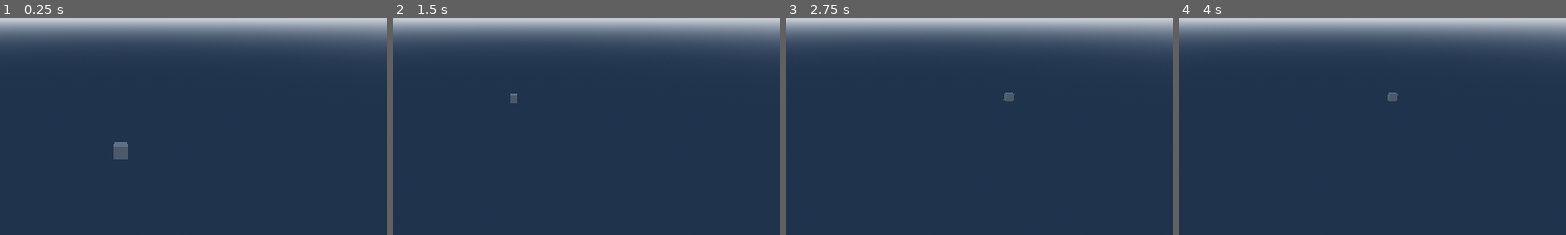
Above: before the commit, frames 1-4 (left to right).
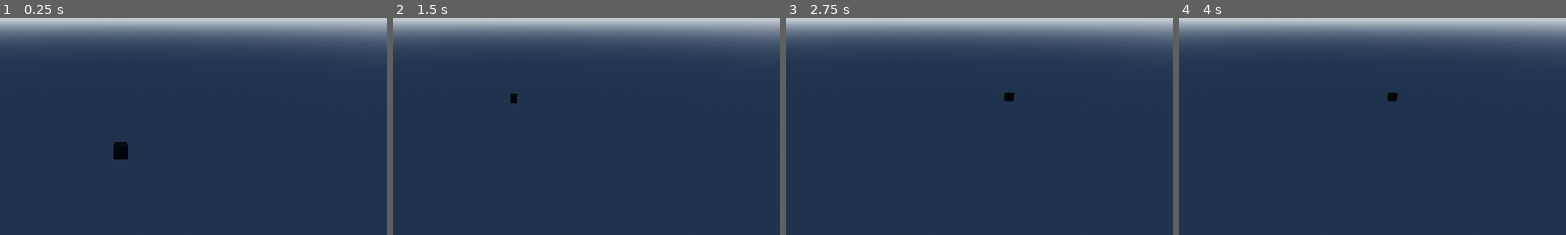
Above: after the commit, the same moments.

Repository: esterlein/waveworm-view
Game: Godot game, scene res://scenes/space.tscn
Same seed, same stepped clock (60 frames per second), same inputs: the game is played once before the commit and once after it.
Inputs (mouse positions are % of the whole screen's width and height, from its top left):
- Up to frame 1 (0.25 s): no input
- Up to frame 2 (1.5 s): tap Enter at 0.5 s; move the mouse to (72, 45) at 0.52 s; hold S (cam_backward) 0.53-1.28 s; tap Space at 1.25 s; move the mouse to (30, 55) at 1.27 s; tap W (cam_forward) at 1.35 s
- Up to frame 3 (2.75 s): tap Enter at 2 s; move the mouse to (60, 28) at 2.02 s; hold A (cam_left) from 2.03 s (still down)
- Up to frame 4 (4 s): tap Space at 2.75 s; move the mouse to (45, 70) at 2.77 s; release A (cam_left) at 2.78 s; tap Middle mouse button (cam_move) at 2.85 s; tap Enter at 3.5 s; move the mouse to (80, 65) at 3.52 s; hold D (cam_right) from 3.53 s (still down)
The pictures show only the part of the screen within x 34-84%, y 11-61%; the shares and areas given below are measured in that part.

The runs differ from the first frame. In frame 1, 0.3% of the frame differs, in the area x 29-34%, y 57-66%; in frame 2, less than 0.1%; in frame 3, 0.1%; in frame 4, 0.1%.

Commit message:
add fcube mat

Diff:
--- a/scripts/form/fcube.gd
+++ b/scripts/form/fcube.gd
@@ -2,8 +2,15 @@
 extends MeshInstance3D
 
 
-func _init():
+var value: float
+var alpha: float = 1.
+
+
+func _init(value: float):
+	var mat := StandardMaterial3D.new()
+	mat.albedo_color = Color(value, value, value, alpha)
 	self.mesh = BoxMesh.new()
+	self.mesh.material = mat
 
 
 func _ready():
--- a/scripts/form/form.gd
+++ b/scripts/form/form.gd
@@ -31,7 +31,7 @@
 	matrix_test_output(caster.mtx_field)
 	matrix_test_output(caster.mtx_probe)
 
-	var fcube := FCube.new()
+	var fcube := FCube.new(.0)
 	add_child(fcube)
 
 
